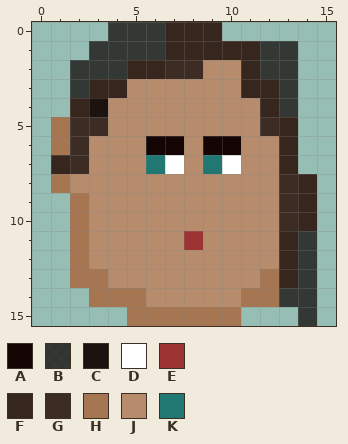
One commit to this pixel-art file: Assets/GameSprites/Humans/Cassidy.aseprite. This is how it looked before the edit.
16x16 pixels, 1 frame.
Palette (. is transparent): A #150505  B #110a0abe  C #1c1311  D #ffffff  E #9d3434  F #37261d  G #3c2c23  H #a67551  J #b78c6c  K #217772
Pixels before, first column x 1:
 0 ...BBBFFF.....
 1 ..BBBBFFFFFBB.
 2 .BBBFFGGJJFBB.
 3 .BFFJJJJJJFFB.
 4 .FCJJJJJJJJFB.
 5 HGGJJJJJJJJGF.
 6 HGJJJAAJAAJJF.
 7 FGJJJKDJKDJJF.
 8 HJJJJJJJJJJJGF
 9 .HJJJJJJJJJJGF
10 .HJJJJJJJJJJGF
11 .HJJJJJEJJJJFB
12 .HJJJJJJJJJJFB
13 .HHJJJJJJJJHFB
14 ..HHHJJJJJHHBB
15 ....HHHHHH...B
Now the later version:
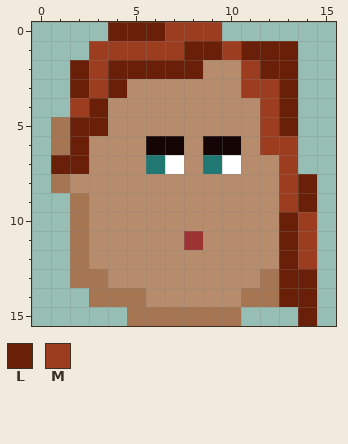
Colours new in this view: L #6a1f08  M #9d3d1f
Change:
y 0: x 4..9 BBBFFF -> LLLMMM
y 1: x 3..13 BBBBFFFFFBB -> MMMMMLLMLLL
y 2: x 2..8 BBBFFGG -> LMLLLLL; x 11..13 FBB -> MLL
y 3: x 2..4 BFF -> LML; x 11..13 FFB -> MML
y 4: x 2..3 FC -> ML; x 12..13 FB -> ML
y 5: x 2..3 GG -> LL; x 12..13 GF -> ML
y 6: x 2 G -> L; x 12..13 JF -> MM
y 7: x 1..2 FG -> LL; x 13 F -> M
y 8..9: x 13..14 GF -> ML
y 10: x 13..14 GF -> LM
y 11..12: x 13..14 FB -> LM
y 13: x 13..14 FB -> LL
y 14: x 13..14 BB -> LL
y 15: x 14 B -> L
